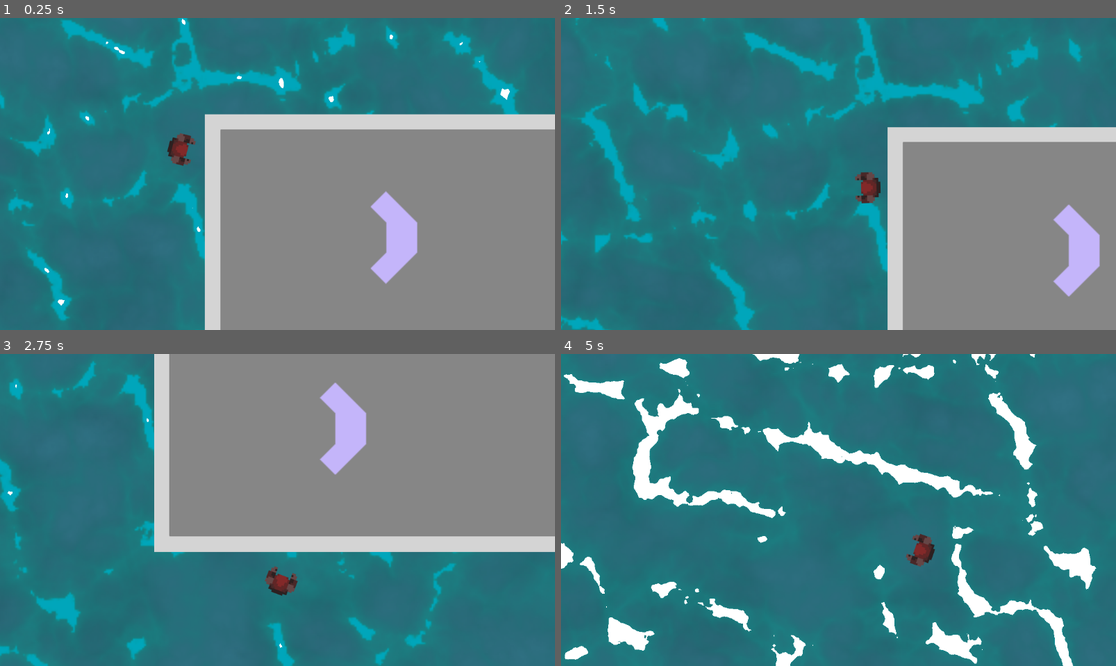
Above: before the commit, frames 1-4 (two rows, left to right).
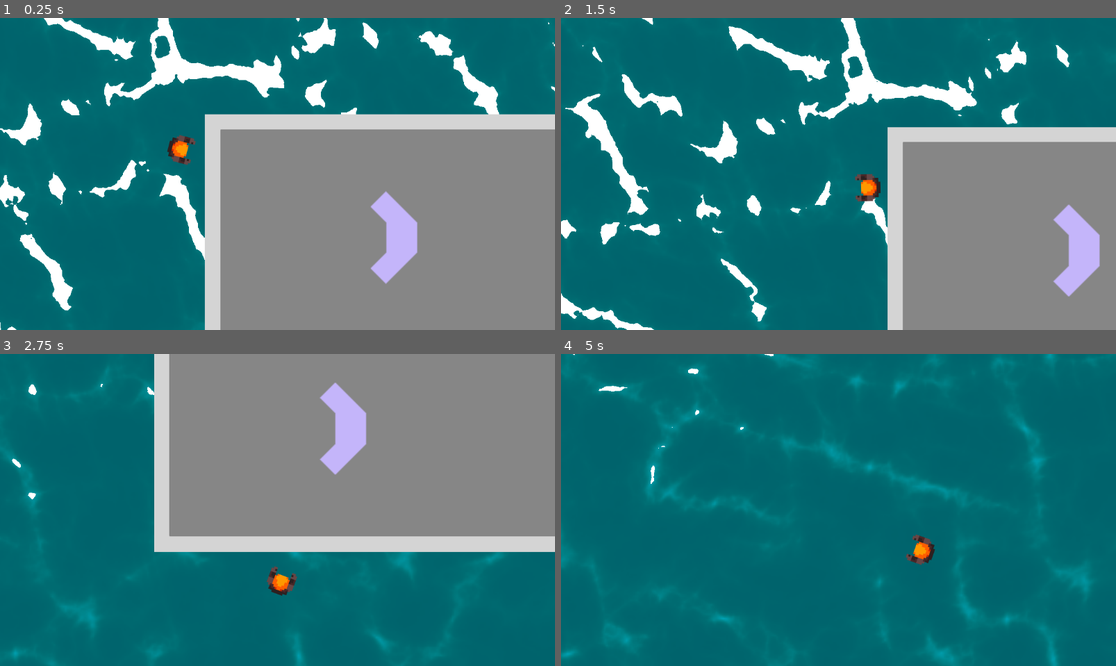
Above: after the commit, the same moments.

Repository: ZedManul/abyssal-grasp
Game: Godot game, scene res://systems/main.tscn
Two runs of this game, one before a commit and one after it. Both use one fixed random seed, a clock stepped at 60 frames per second and the inputs below.
Inputs (mouse positions are in pixels of both pictures, inside the frame that each line leads up to):
- Up to frame 1 (0.25 s): no input
- Up to frame 2 (1.5 s): move the mouse to (960, 158) at 0.52 s; hold D (move_right) 0.53-1.28 s; click (960, 158) at 0.6 s; move the mouse to (727, 189) at 1.27 s; hold S (move_down) from 1.28 s (still down); click (727, 189) at 1.35 s
- Up to frame 3 (2.75 s): move the mouse to (333, 441) at 2.02 s; release S (move_down) at 2.03 s; hold D (move_right) from 2.03 s (still down); click (333, 441) at 2.1 s
- Up to frame 4 (5 s): move the mouse to (810, 572) at 2.77 s; release D (move_right) at 2.78 s; hold W (move_up) 2.78-3.53 s; click (810, 572) at 2.85 s; move the mouse to (1005, 556) at 3.52 s; hold A (move_left) from 3.53 s (still down); click (1005, 556) at 3.6 s; move the mouse to (672, 463) at 4.27 s; click (672, 463) at 4.35 s

The runs differ from the first frame. In frame 1, 56% of the frame differs, in the area x 0-100%, y 0-100%; in frame 2, 72%; in frame 3, 54%; in frame 4, 100%.

Commit message:
Foam shader

Diff:
--- a/entities/bg/foam.gdshader
+++ b/entities/bg/foam.gdshader
@@ -1,16 +1,24 @@
 shader_type canvas_item;
 
 uniform sampler2D foam_tex : source_color, repeat_enable;
+uniform vec2 wave_amp = vec2(0.01);
+uniform vec2 wave_freq = vec2(0.5);
+uniform sampler2D refract_tex : source_color, repeat_enable;
+uniform float foam_width = 0.3;
+uniform float foam_speed = 0.5;
+uniform vec2 foam_ratio = vec2(1.0);
 
 void fragment() {
-	COLOR = texture(foam_tex, UV);
+	vec2 uv = UV;
+	uv.r += sin(uv.g * TAU + TIME * wave_freq.r) * wave_amp.r;
+	uv.g += sin(uv.r * TAU + TIME * wave_freq.g) * wave_amp.g;
 
-	float range = 0.3;
-	COLOR.a = 1.0;
-
-	if (COLOR.r < 1.0 + (sin(TIME) - 1.0 ) * range / 2.0 ) {
-		discard;
+	vec4 foam_color = texture(foam_tex, uv);
+	if (foam_color.r < 1.0 + (sin(TIME * foam_speed + uv.g * TAU * foam_ratio.g + uv.r * TAU * foam_ratio.r) - 1.0 ) * foam_width / 2.0 ) {
+		foam_color = vec4(0.0);
+	}else {
+		foam_color = vec4(1.0);
 	}
-	COLOR.rgb = vec3(1.0);
-
+	vec4 refract_color = texture(refract_tex, uv);
+	COLOR = foam_color + refract_color ;
 }
--- a/entities/ship/ship.gd
+++ b/entities/ship/ship.gd
@@ -34,4 +34,4 @@
 		Input.get_axis("move_left","move_right")
 		).normalized()
 	apply_central_impulse(Vector2.from_angle(global_rotation)*motion_input.x * 1000.0 )
-	apply_torque_impulse(motion_input.y * abs(motion_input.x) * 30000.0)
+	apply_torque_impulse(motion_input.y * (motion_input.x) * 40000.0)
--- a/systems/main.tscn
+++ b/systems/main.tscn
@@ -33,8 +33,8 @@
 [sub_resource type="Gradient" id="Gradient_ufupk"]
 interpolation_mode = 2
 interpolation_color_space = 2
-offsets = PackedFloat32Array(0, 0.72321427, 0.736, 1)
-colors = PackedColorArray(0, 0.2151795, 0.18699077, 0, 0, 0.5767922, 0.5108751, 0.41960785, -0.001835418, 0.6479356, 0.7175868, 0.96426487, 0, 0.65077513, 0.730158, 1)
+offsets = PackedFloat32Array(0, 0.6386139, 1)
+colors = PackedColorArray(0, 0.5767922, 0.5108751, 0, -0.0037759056, 0.5900259, 0.54919356, 0.17477173, 0, 0.65077513, 0.730158, 1)
 
 [sub_resource type="FastNoiseLite" id="FastNoiseLite_5sqq3"]
 noise_type = 0
@@ -62,6 +62,12 @@
 [sub_resource type="ShaderMaterial" id="ShaderMaterial_8jvf7"]
 shader = ExtResource("2_lmkcu")
 shader_parameter/foam_tex = SubResource("NoiseTexture2D_8jvf7")
+shader_parameter/wave_amp = Vector2(0.01, 0.01)
+shader_parameter/wave_freq = Vector2(0.5, 0.5)
+shader_parameter/refract_tex = SubResource("NoiseTexture2D_lmkcu")
+shader_parameter/foam_width = 0.3
+shader_parameter/foam_speed = 0.5
+shader_parameter/foam_ratio = Vector2(1, 1)
 
 [sub_resource type="Gradient" id="Gradient_8jvf7"]
 offsets = PackedFloat32Array(1)
@@ -80,20 +86,18 @@
 z_index = -1024
 
 [node name="BG" type="Parallax2D" parent="OceanBG" unique_id=388190838]
-visible = false
 scroll_scale = Vector2(0, 0)
-repeat_size = Vector2(288, 162)
-repeat_times = 2
 
 [node name="ColorRect" type="ColorRect" parent="OceanBG/BG" unique_id=1488550283]
-offset_left = -5.0
-offset_top = -5.0
-offset_right = 293.0
-offset_bottom = 168.0
-color = Color(0, 0.27681398, 0.33558834, 1)
+offset_left = -482.0
+offset_top = -286.0
+offset_right = 1902.0
+offset_bottom = 1098.0
+color = Color(0, 0.38670433, 0.4229984, 1)
 metadata/_edit_use_anchors_ = true
 
 [node name="Depth" type="Parallax2D" parent="OceanBG" unique_id=744517205]
+visible = false
 scroll_scale = Vector2(0.1, 0.1)
 repeat_size = Vector2(1152, 648)
 
@@ -105,6 +109,7 @@
 repeat_size = Vector2(1152, 648)
 
 [node name="Sprite2D2" type="Sprite2D" parent="OceanBG/Waves" unique_id=660745266]
+visible = false
 position = Vector2(144, 81)
 texture = SubResource("NoiseTexture2D_lmkcu")
 
Binary file added: entities/pickup_scrap/scrap.png
Not shown, added: entities/pickup_scrap/scrap.png.import
Binary file changed: entities/player/player.png
